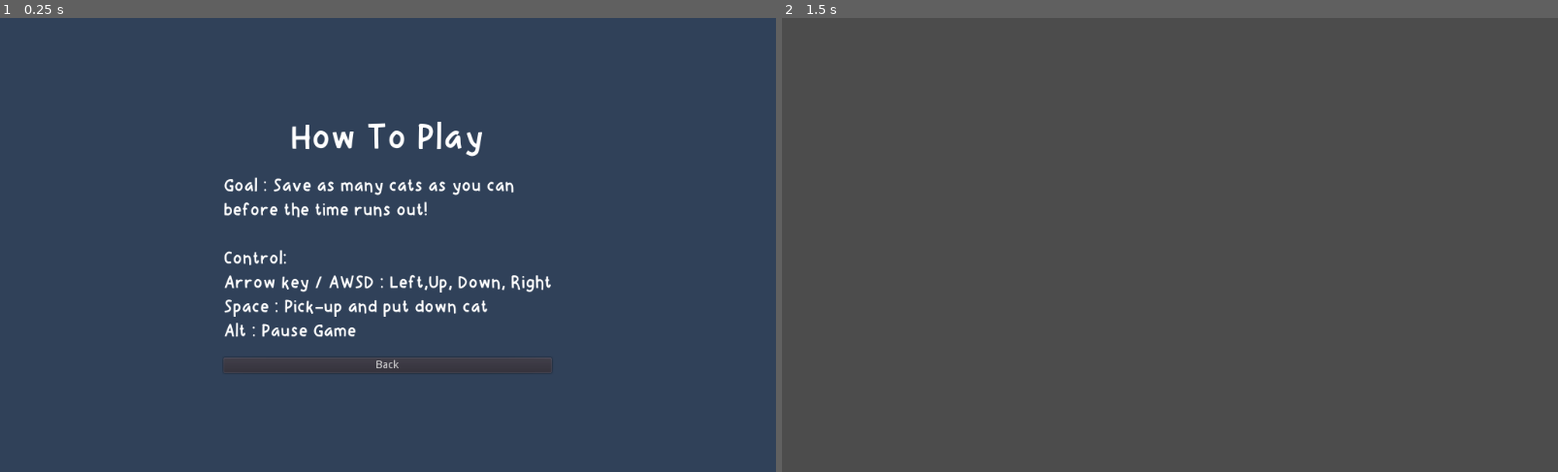
Above: before the commit, frames 1-2 (left to right).
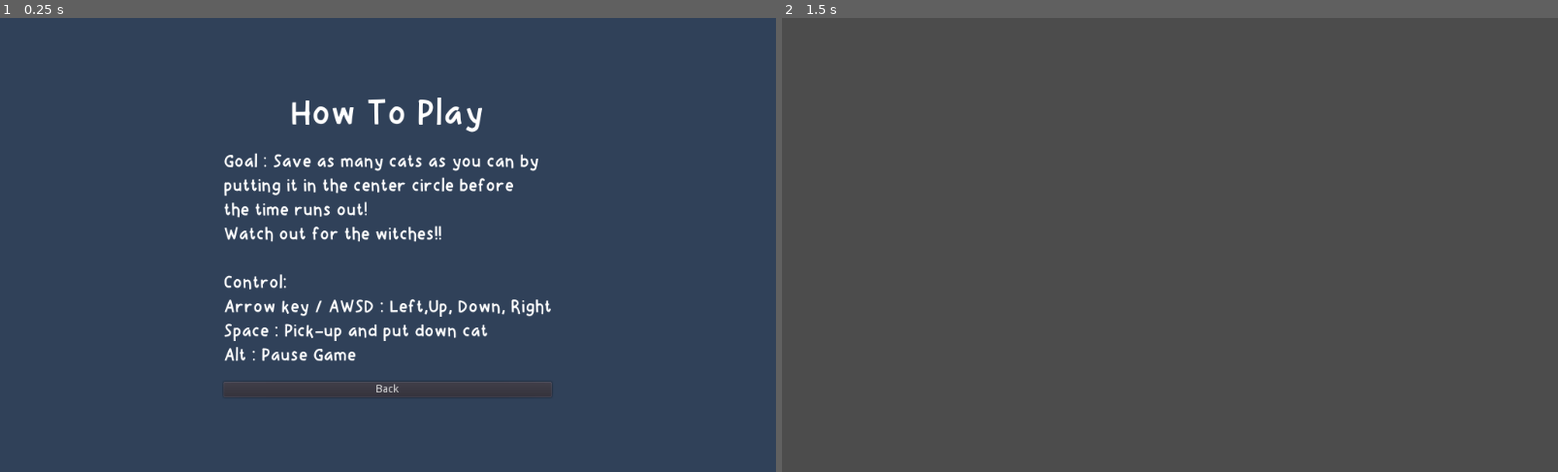
Above: after the commit, the same moments.

Repository: fanasia/save-the-cat
Game: Godot game, scene res://scenes/HowToPlayScreen.tscn
The game is run twice, just before and just after one commit, with the same random seed, the same clock (stepped at 60 frames per second) and the same inputs. This scene is started directly instead of the project's main scene.
Inputs:
- Up to frame 1 (0.25 s): no input
- Up to frame 2 (1.5 s): tap Enter at 0.5 s; hold Right (right) 0.53-1.25 s; tap Space (pick_up) at 0.6 s; click "Back" at 1.25 s

The runs differ from the first frame. In frame 1, 5.9% of the frame differs, in the area x 28-72%, y 17-84%; in frame 2, nothing differs.

Commit message:
fix based on Tan's feedback

Diff:
--- a/project.godot
+++ b/project.godot
@@ -49,7 +49,7 @@
 right={
 "deadzone": 0.5,
 "events": [ Object(InputEventKey,"resource_local_to_scene":false,"resource_name":"","device":0,"alt":false,"shift":false,"control":false,"meta":false,"command":false,"pressed":false,"scancode":0,"physical_scancode":16777233,"unicode":0,"echo":false,"script":null)
-, Object(InputEventKey,"resource_local_to_scene":false,"resource_name":"","device":0,"alt":false,"shift":false,"control":false,"meta":false,"command":false,"pressed":false,"scancode":0,"physical_scancode":83,"unicode":0,"echo":false,"script":null)
+, Object(InputEventKey,"resource_local_to_scene":false,"resource_name":"","device":0,"alt":false,"shift":false,"control":false,"meta":false,"command":false,"pressed":false,"scancode":0,"physical_scancode":68,"unicode":0,"echo":false,"script":null)
  ]
 }
 pick_up={
@@ -57,15 +57,9 @@
 "events": [ Object(InputEventKey,"resource_local_to_scene":false,"resource_name":"","device":0,"alt":false,"shift":false,"control":false,"meta":false,"command":false,"pressed":false,"scancode":0,"physical_scancode":32,"unicode":0,"echo":false,"script":null)
  ]
 }
-drop={
-"deadzone": 0.5,
-"events": [ Object(InputEventKey,"resource_local_to_scene":false,"resource_name":"","device":0,"alt":false,"shift":false,"control":false,"meta":false,"command":false,"pressed":false,"scancode":0,"physical_scancode":32,"unicode":0,"echo":false,"script":null)
- ]
-}
 pause={
 "deadzone": 0.5,
 "events": [ Object(InputEventKey,"resource_local_to_scene":false,"resource_name":"","device":0,"alt":false,"shift":false,"control":false,"meta":false,"command":false,"pressed":false,"scancode":0,"physical_scancode":16777240,"unicode":0,"echo":false,"script":null)
-, Object(InputEventKey,"resource_local_to_scene":false,"resource_name":"","device":0,"alt":false,"shift":false,"control":false,"meta":false,"command":false,"pressed":false,"scancode":16777217,"physical_scancode":0,"unicode":0,"echo":false,"script":null)
  ]
 }
 
--- a/scenes/HowToPlayScreen.tscn
+++ b/scenes/HowToPlayScreen.tscn
@@ -30,9 +30,9 @@
 
 [node name="VBoxContainer" type="VBoxContainer" parent="PanelContainer/CenterContainer"]
 margin_left = 295.0
-margin_top = 131.0
+margin_top = 99.0
 margin_right = 728.0
-margin_bottom = 469.0
+margin_bottom = 501.0
 custom_constants/separation = 20
 
 [node name="Title" type="Label" parent="PanelContainer/CenterContainer/VBoxContainer"]
@@ -45,10 +45,12 @@
 [node name="Instruction" type="Label" parent="PanelContainer/CenterContainer/VBoxContainer"]
 margin_top = 77.0
 margin_right = 433.0
-margin_bottom = 298.0
+margin_bottom = 362.0
 custom_fonts/font = SubResource( 4 )
-text = "Goal : Save as many cats as you can
-before the time runs out!
+text = "Goal : Save as many cats as you can by
+putting it in the center circle before
+the time runs out!
+Watch out for the witches!!
 
 Control:
 Arrow key / AWSD : Left,Up, Down, Right
@@ -56,9 +58,9 @@
 Alt : Pause Game"
 
 [node name="BackButton" type="Button" parent="PanelContainer/CenterContainer/VBoxContainer"]
-margin_top = 318.0
+margin_top = 382.0
 margin_right = 433.0
-margin_bottom = 338.0
+margin_bottom = 402.0
 text = "Back"
 
 [connection signal="pressed" from="PanelContainer/CenterContainer/VBoxContainer/BackButton" to="." method="_on_BackButton_pressed"]
--- a/scenes/Landing.tscn
+++ b/scenes/Landing.tscn
@@ -1,8 +1,9 @@
-[gd_scene load_steps=5 format=2]
+[gd_scene load_steps=6 format=2]
 
 [ext_resource path="res://scripts/Landing.gd" type="Script" id=1]
 [ext_resource path="res://assets/backgrounds/landing_background.png" type="Texture" id=2]
 [ext_resource path="res://assets/fonts/sleepy-cat-font/SleepyCatRegular.ttf" type="DynamicFontData" id=3]
+[ext_resource path="res://assets/music/8bit _ basic _ 3.wav" type="AudioStream" id=4]
 
 [sub_resource type="DynamicFont" id=2]
 size = 30
@@ -59,6 +60,10 @@
 margin_bottom = 101.0
 text = "Quit"
 
+[node name="ThemeMusic" type="AudioStreamPlayer" parent="."]
+stream = ExtResource( 4 )
+volume_db = -6.0
+
 [connection signal="pressed" from="VBoxContainer/StartButton" to="." method="_on_StartButton_pressed"]
 [connection signal="pressed" from="VBoxContainer/HowToPlayButton" to="." method="_on_HowToPlayButton_pressed"]
 [connection signal="pressed" from="VBoxContainer/QuitButton" to="." method="_on_QuitButton_pressed"]
--- a/scenes/MainCharacter.tscn
+++ b/scenes/MainCharacter.tscn
@@ -69,29 +69,14 @@
 "name": "GoLeft",
 "speed": 5.0
 }, {
-"frames": [ ExtResource( 36 ) ],
+"frames": [ ExtResource( 46 ) ],
 "loop": true,
-"name": "IdleTop_Cat",
-"speed": 5.0
-}, {
-"frames": [ ExtResource( 55 ) ],
-"loop": true,
-"name": "IdleDown_Cat",
+"name": "IdleDown",
 "speed": 5.0
 }, {
 "frames": [ ExtResource( 53 ), ExtResource( 49 ), ExtResource( 50 ), ExtResource( 51 ), ExtResource( 54 ), ExtResource( 1 ), ExtResource( 3 ), ExtResource( 4 ) ],
 "loop": true,
 "name": "GoLeft_Cat",
-"speed": 5.0
-}, {
-"frames": [ ExtResource( 37 ) ],
-"loop": true,
-"name": "IdleLeft",
-"speed": 5.0
-}, {
-"frames": [ ExtResource( 43 ) ],
-"loop": true,
-"name": "IdleTop",
 "speed": 5.0
 }, {
 "frames": [ ExtResource( 22 ), ExtResource( 29 ), ExtResource( 21 ), ExtResource( 30 ), ExtResource( 26 ), ExtResource( 18 ), ExtResource( 19 ), ExtResource( 23 ) ],
@@ -104,14 +89,29 @@
 "name": "GoTop_Cat",
 "speed": 5.0
 }, {
-"frames": [ ExtResource( 46 ) ],
-"loop": true,
-"name": "IdleDown",
-"speed": 5.0
-}, {
 "frames": [ ExtResource( 45 ) ],
 "loop": true,
 "name": "IdleLeft_Cat",
+"speed": 5.0
+}, {
+"frames": [ ExtResource( 55 ) ],
+"loop": true,
+"name": "IdleDown_Cat",
+"speed": 5.0
+}, {
+"frames": [ ExtResource( 37 ) ],
+"loop": true,
+"name": "IdleLeft",
+"speed": 5.0
+}, {
+"frames": [ ExtResource( 36 ) ],
+"loop": true,
+"name": "IdleTop_Cat",
+"speed": 5.0
+}, {
+"frames": [ ExtResource( 43 ) ],
+"loop": true,
+"name": "IdleTop",
 "speed": 5.0
 }, {
 "frames": [ ExtResource( 44 ), ExtResource( 40 ), ExtResource( 32 ), ExtResource( 35 ), ExtResource( 34 ), ExtResource( 41 ), ExtResource( 42 ), ExtResource( 38 ) ],
@@ -124,7 +124,7 @@
 radius = 22.0
 
 [sub_resource type="CircleShape2D" id=19]
-radius = 34.0
+radius = 22.0907
 
 [node name="MainCharacter" type="KinematicBody2D"]
 collision_mask = 0
@@ -144,7 +144,7 @@
 [node name="CatDetection" type="Area2D" parent="."]
 
 [node name="CollisionShape2D" type="CollisionShape2D" parent="CatDetection"]
-position = Vector2( 0, -2 )
+position = Vector2( 0, 2 )
 shape = SubResource( 19 )
 
 [node name="CatPosition" type="Position2D" parent="."]
--- a/scripts/Landing.gd
+++ b/scripts/Landing.gd
@@ -4,6 +4,10 @@
 
 func _ready():
 	$VBoxContainer/StartButton.grab_focus()
+
+func _process(delta):
+	if $ThemeMusic.playing == false:
+		$ThemeMusic.play()
 
 func _on_StartButton_pressed():
 	get_tree().change_scene("res://scenes/Level_0.tscn")
--- a/scripts/MainCharacter.gd
+++ b/scripts/MainCharacter.gd
@@ -116,7 +116,7 @@
 			for body in $CatDetection.get_overlapping_areas():
 				if body.is_in_group("safe_zone"):
 					# wait for timeout
-					yield(get_tree().create_timer(4), "timeout")
+					yield(get_tree().create_timer(5), "timeout")
 
 			var direction = rand_range(0, 360)
 			if (cat and weakref(cat).get_ref()):
Not shown, added: export_presets.cfg
Not shown, added: Save The Cats - Linux.x86_64
Not shown, added: Save The Cats - Windows.exe
Not shown, added: Save The Cats.pck
